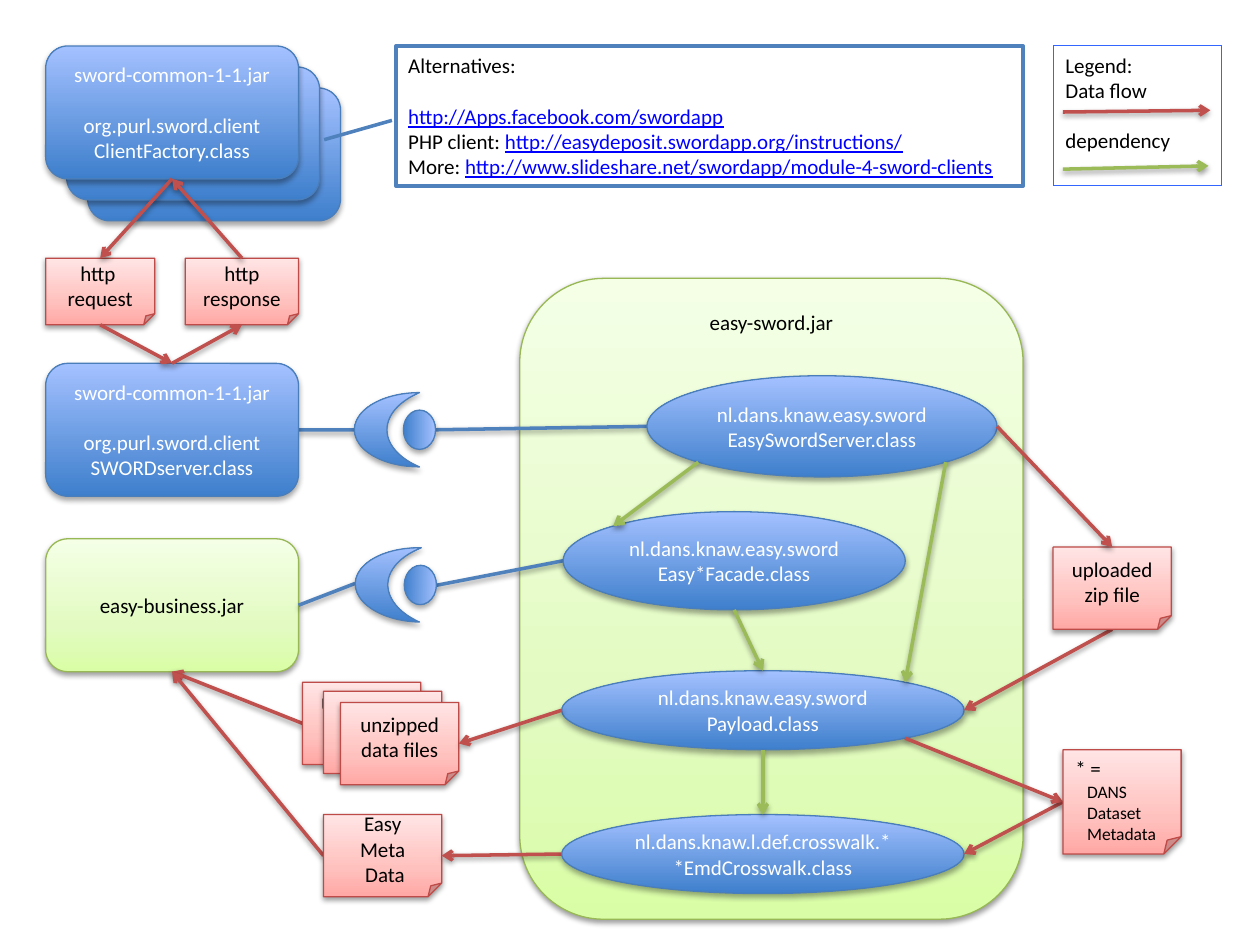
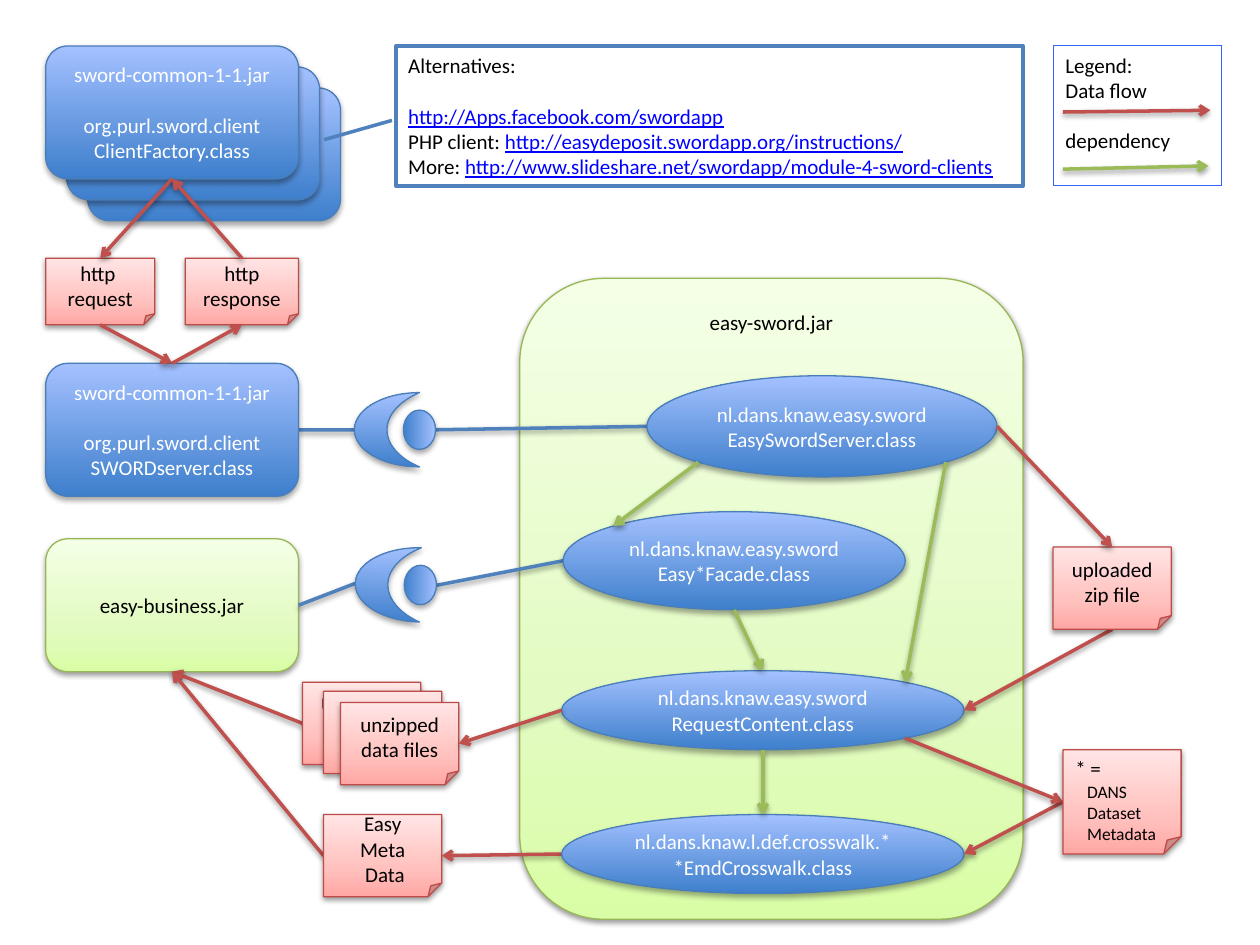
Before and after one commit to DANS-KNAW/easy-datacite, a slide deck: slide 1 of doc/overview.pptx. Drawn at 1260x945 pixels with LibreOffice and Linux fonts; fonts in the diff are those of the drawing. Boxes give left, top, right and bottom in pixels: in the first picture for what was removed or moved away, otherwise in the second. Text is boxed around its words. In the diff, an @@ line names an element or a change of style, - is before the commit and + after.

Commit message:
synchronised documentation with renamed class

```diff
--- a/doc/overview.pptx
+++ b/doc/overview.pptx
@@ text in ellipse at [672,716,854,735]: text changed @@
-Payload.class
+RequestContent.class
```
